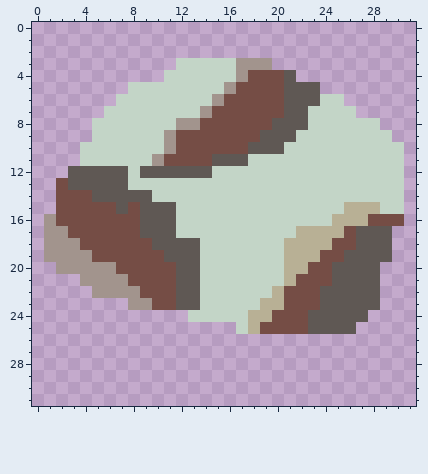
One commit to this pixel-art file: 0001_rock.aseprite. Above, as it was before the edit.
32x32 pixels, 1 frame.
Now the later version:
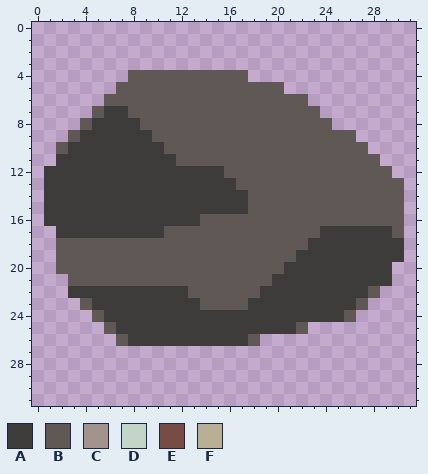
Palette (. is transparent): A #3e3c3b  B #5f5854  C #a2948d  D #c3d5c7  E #754d45  F #b8b095
Commit: another attempt at rock
Edits made:
layer "Layer 1" now hidden
layer "Layer 2" added
Changed rows in their new state; - is an unchanged pixel.
first column x 1:
 3 -----------........-----------
 4 -------BBBBBBBBBB....---------
 5 ------BBBBBBBBBBBBBB...-------
 6 -----BBBBBBBBBBBBBBB--...-----
 7 ----BAABBBBBBBBBBBBB--B...----
 8 ---BAAAABBBBBBBBBBB---BB....--
 9 --BAAAAAABBBBBBBBB---BBBBB...-
10 -BAAAAAAAABBBBBBB---BBBBBBB...
11 -AAAAAAAAAABBB---BBBBBBBBBBB..
12 AAAAAAAAAAAAAAABBBBBBBBBBBBBB.
13 AAAAAAAAAAAAAAAABBBBBBBBBBBBBB
14 AAAAAAAAAAAAAAAAABBBBBBBBBBBBB
15 AAAAAAAAAAAAAAAAABBBBBBBBBBBBB
16 AAAAAAAAAAAAABBBBBBBBBBBBBBBBB
17 .AAAAAAAAA-BBBBBBBBBBBBAAAAAAB
18 .BBBBBBBB----BBBBBBBBBAAAAAAAA
19 .BBBBBBBBB---BBBBBBBBAAAAAAAAA
20 -BBBBBBBBBB--BBBBBBBAAAAAAAAA-
21 --BBBBBBBBB--BBBBBBAAAAAAAAAA-
22 --AAAAAAAAAA-BBBBBAAAAAAAAA---
23 ---BAAAAAAAAABBBBAAAAAAAAA-.--
24 ----BAAAAAAAAAAAAAAAAAAAA-.---
25 -----BAAAAAAAAAAAAAAAB....----
26 ------BAAAAAAAAAAB------------
Where, in picture pixels (left, top, right, bottom), the same in both pictures:
changed: (44, 58, 404, 346)
